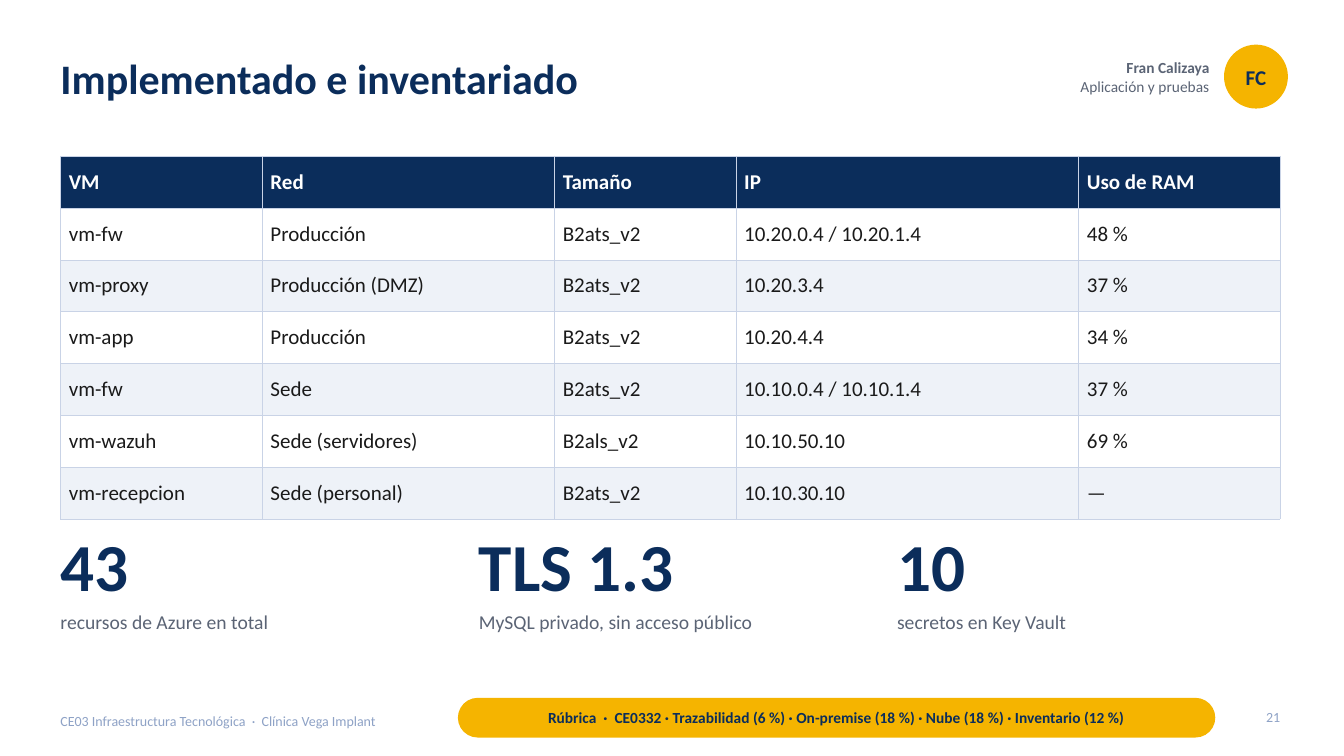
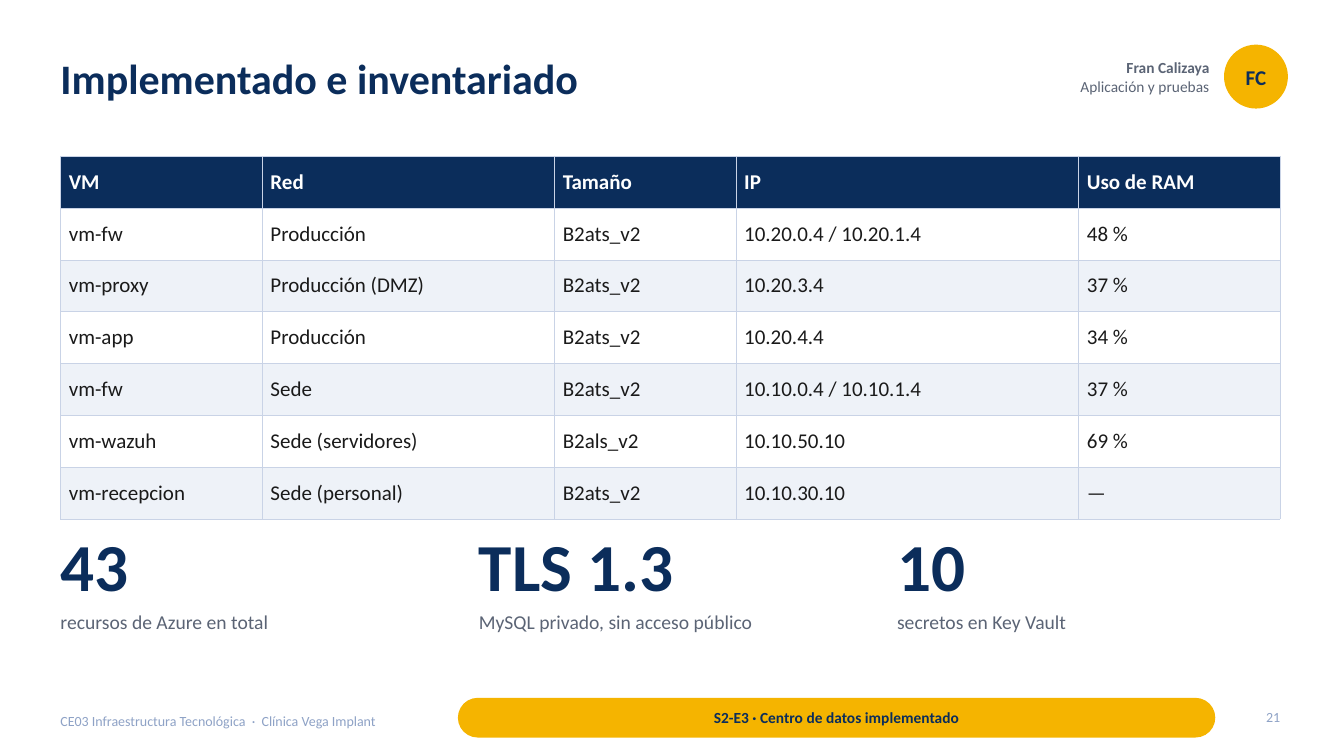
Before and after one commit to francalizaya266-sudo/venga-implantes, a slide deck: slide 21 of docs/entregables/CE03-infraestructura/presentaciones/CE03-Infraestructura-Tecnologica.pptx. Drawn at 1344x756 pixels with LibreOffice and Linux fonts; fonts in the diff are those of the drawing. Boxes give left, top, right and bottom in pixels: in the first picture for what was removed or moved away, otherwise in the second. Text is boxed around its words. In the diff, an @@ line names an element or a change of style, - is before the commit and + after.

```diff
--- a/docs/entregables/CE03-infraestructura/presentaciones/CE03-Infraestructura-Tecnologica.pptx
+++ b/docs/entregables/CE03-infraestructura/presentaciones/CE03-Infraestructura-Tecnologica.pptx
@@ text at bbox=[714, 712, 959, 726]: text changed @@
-Rúbrica · CE0332 · Trazabilidad (6 %) · On-premise (18 %) · Nube (18 %) · Inventario (12 %)
+S2-E3 · Centro de datos implementado
```
Also in this commit, not shown: 22 other slides changed, 3 other files.
